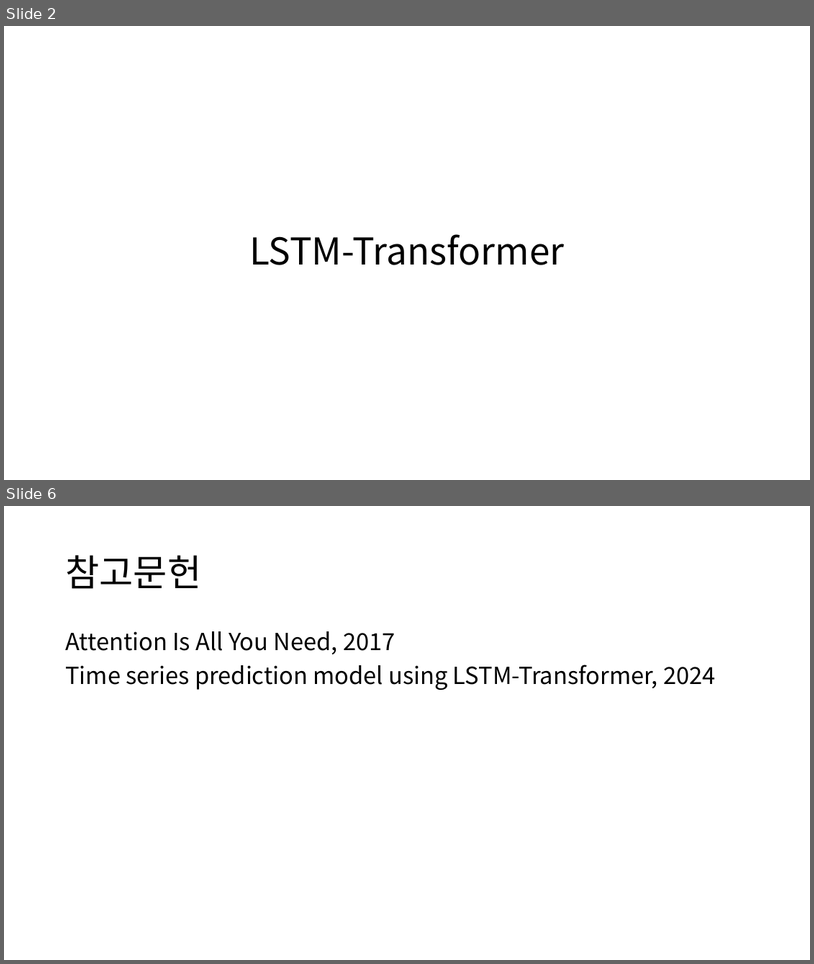
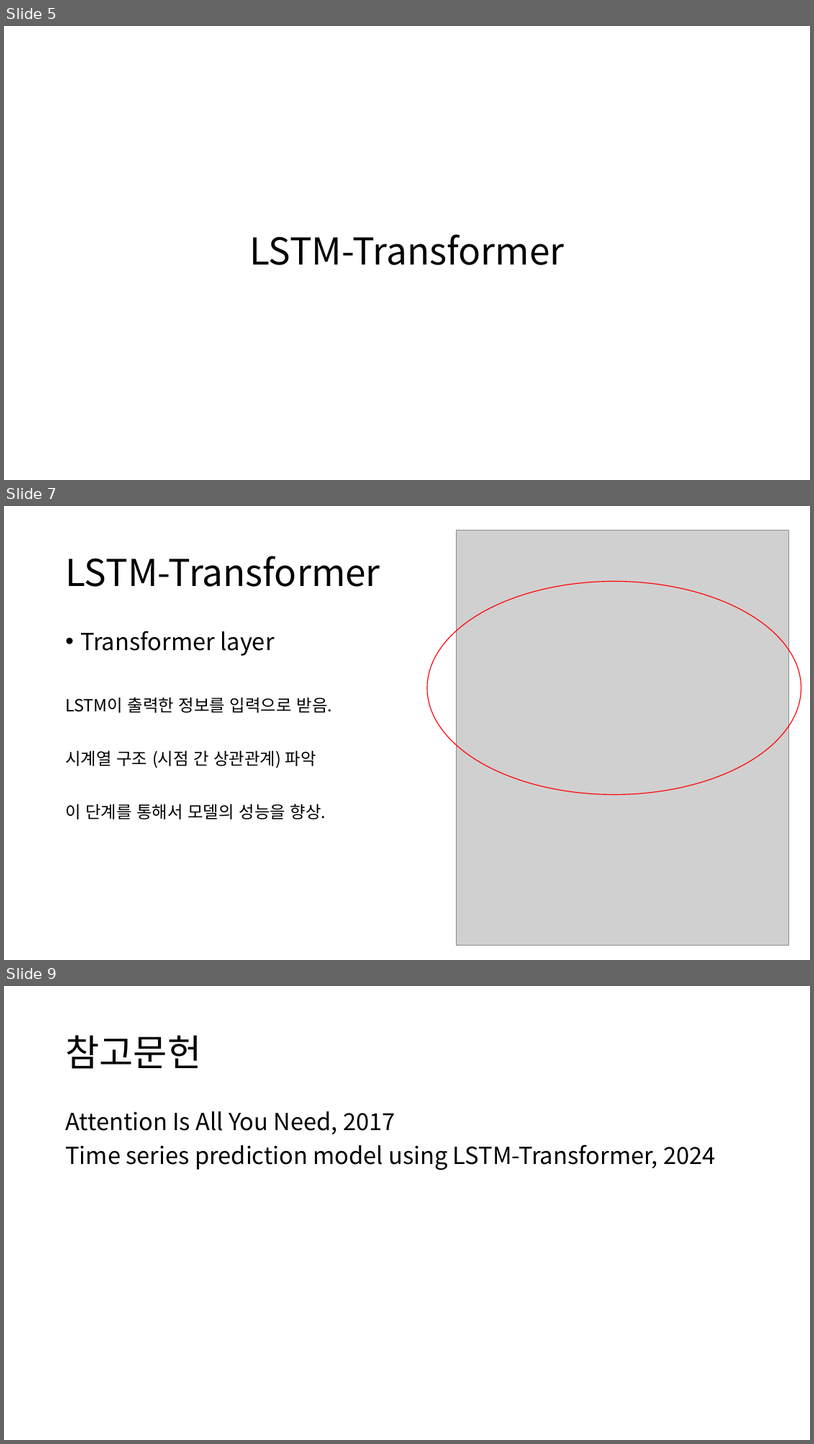
Before and after one commit to Noaplex/capstone, a slide deck: LSTM_Transformer_Parallel.pptx. Shown one above the other, each under a label of ours: slides 2 and 6 before the commit, slides 5, 7 and 9 after it; the slides between them are not shown. The pictures are 814x964 and 814x1444 pixels, drawn with LibreOffice and Linux fonts; fonts in the diff are those of the drawing; grey boxes stand for pictures. Boxes give left, top, right and bottom in pixels: in the first picture for what was removed or moved away, otherwise in the second. Text is boxed around its words. In the diff, an @@ line names an element or a change of style, - is before the commit and + after.

```diff
--- a/LSTM_Transformer_Parallel.pptx
+++ b/LSTM_Transformer_Parallel.pptx
@@ slide 7 added at (4, 506, 810, 960), background #FFFFFF @@
@@ picture added at (456, 530, 790, 944) @@
@@ title added at (65, 556, 381, 587), 44 pt, text #000000 @@
+LSTM-Transformer
@@ ellipse added at (427, 581, 802, 794), outline #FF0000 1 pt @@
@@ text added at (65, 631, 333, 819), 20 pt, text #000000 @@
+• Transformer layer
+LSTM이 출력한 정보를 입력으로 받음.
+시계열 구조 (시점 간 상관관계) 파악
+이 단계를 통해서 모델의 성능을 향상.
@@ what was slide 2 is now slide 5 @@
@@ what was slide 6 is now slide 9 @@
```
Also in this commit, not shown: 1 slide changed, 2 other slides added.
